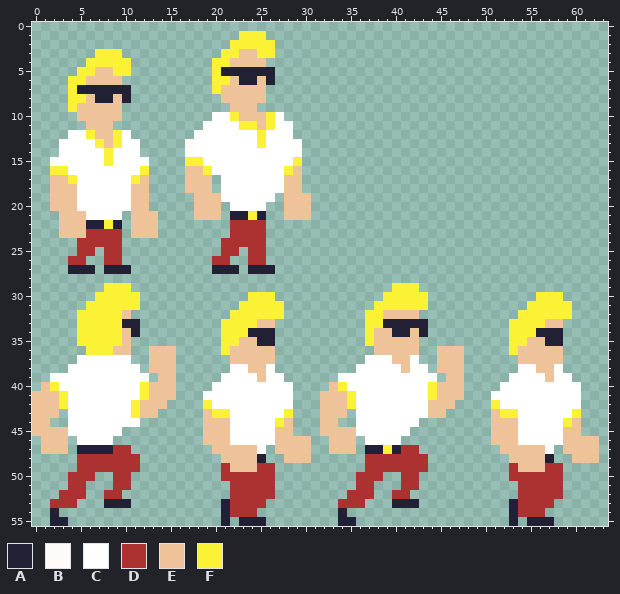
A pixel-art sprite gets an edit: assets/images/Player-Sheet.png. Above, as it was before the edit.
The file is 64x56 pixels. Colours within 5 levels of each other are drawn and written as one.
Palette (. is transparent): A #222034  B #fefaf7  C #ffffff  D #ac3232  E #eec39a  F #fbf236
After:
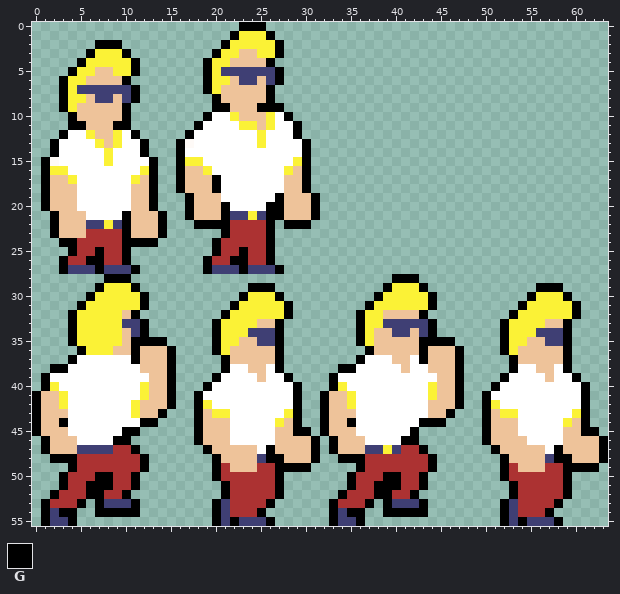
Colours new in this view: G #000000
Changes in this commit:
Colour A changes from #222034 to #3f3f74.
The author put colour E in rows 36 to 38 at x 12 and 44; in row 39 at x 13 and 45; in row 43 at x 3 and 35; in row 44 at x 2 and 34; in rows 46 to 47 at x 4 and 36.
Colour C becomes colour E in row 46 at x 54.
The author put colour G in row 0 at x 23 to 25; in row 1 at x 22 and 26; in row 2 at x 7 to 9, 21 and 27; in row 3 at x 6, 10, 20 and 27; in row 4 at x 5, 11, 19 and 26; in row 5 at x 4, 11, 19 and 27.
The author put colour G in row 6 at x 3, 10, 19 and 27; in row 7 at x 3, 11, 19 and 26; in row 8 at x 3, 11, 20 and 26; in row 9 at x 3, 10, 20 to 21 and 25 to 27; in row 10 at x 4, 10, 19 and 28; in row 11 at x 4 to 5, 9 to 10, 18 and 29.
The author put colour G in row 12 at x 3, 11, 17 and 29; in rows 13 to 14 at x 2, 12, 16 and 30; in rows 15 to 16 at x 1, 13, 16 and 30; in rows 17 to 18 at x 1, 13, 16, 20 and 30; in row 19 at x 1, 13, 17, 27 and 31; in row 20 at x 1, 13, 17, 21, 26 to 27 and 31.
The author put colour G in row 21 at x 2, 10, 14, 17, 21, 26 to 27 and 31; in row 22 at x 2, 10, 14, 18 to 21, 26 and 28 to 30; in row 23 at x 2, 10, 14, 21 and 26; in row 24 at x 3 to 4, 10 to 13, 20 and 26; in row 25 at x 4, 7, 10, 20, 23 and 26; in row 26 at x 3, 6 to 7, 10, 19, 22 to 23 and 26.
The author put colour G in row 27 at x 3, 7, 11, 19, 23 and 27; in row 28 at x 8 to 10 and 40 to 42; in row 29 at x 7, 11, 24 to 26, 39, 43 and 56 to 58; in row 30 at x 6, 12, 23, 27, 38, 44, 55 and 59; in row 31 at x 5, 12, 22, 28, 37, 44, 54 and 60; in row 32 at x 4, 11, 21, 28, 36, 43, 53 and 60.
The author put colour G in rows 33 to 34 at x 4, 12, 20, 27, 36, 44, 52 and 59; in row 35 at x 4, 11 to 14, 20, 27, 36, 43 to 46, 52 and 59; in row 36 at x 5, 11, 20, 27, 37, 43, 52 and 59; in row 37 at x 4, 11, 21, 27, 36, 43, 53 and 59; in row 38 at x 2 to 3, 21, 27, 34 to 35, 53 and 59; in row 39 at x 1, 20, 28, 33, 52 and 60.
The author put colour G in row 40 at x 19, 29, 51 and 61; in row 41 at x 18, 29, 50 and 61; in row 42 at x 15, 18, 29, 47, 50 and 61; in row 43 at x 14, 18, 29, 46, 50 and 61; in row 44 at x 3, 12 to 13, 18, 29, 35, 43 to 45, 50 and 61; in row 45 at x 10 to 11, 18, 29 to 30, 42, 50 and 61 to 62.
The author put colour G in row 46 at x 9 to 10, 18, 31, 41 to 42, 50 and 63; in row 47 at x 11, 19, 26, 31, 43, 51, 58 and 63; in row 48 at x 2 to 4, 12, 20, 26 to 27, 31, 34 to 36, 44, 52, 58 to 59 and 63; in row 49 at x 4, 12, 20, 27 to 30, 36, 44, 52 and 59 to 62; in row 50 at x 3, 7 to 8, 11, 20, 27, 35, 39 to 40, 43, 52 and 59; in row 51 at x 3, 6 to 8, 11, 21, 27, 35, 38 to 40, 43, 53 and 59.
The author put colour G in row 52 at x 2, 6 to 7, 10, 21, 27, 34, 38 to 39, 42, 53 and 59; in row 53 at x 1, 5, 7, 11, 20, 26, 33, 37, 39, 43, 52 and 58; in row 54 at x 1, 3 to 4, 7 to 11, 20, 25, 33, 35 to 36, 39 to 43, 52 and 57; in row 55 at x 1, 4, 20, 22, 26, 33, 36, 52, 54 and 58.
Colour E becomes colour G in rows 36 to 39 at x 15 and 47; in row 40 at x 1, 15, 33 and 47; in row 41 at x 0, 15, 32 and 47; in rows 42 to 45 at x 0 and 32; in rows 46 to 47 at x 1 and 33.
Pixel boxes of the changes (left, top, right, bottom) in both pictures:
changed: (32, 22, 608, 526)
